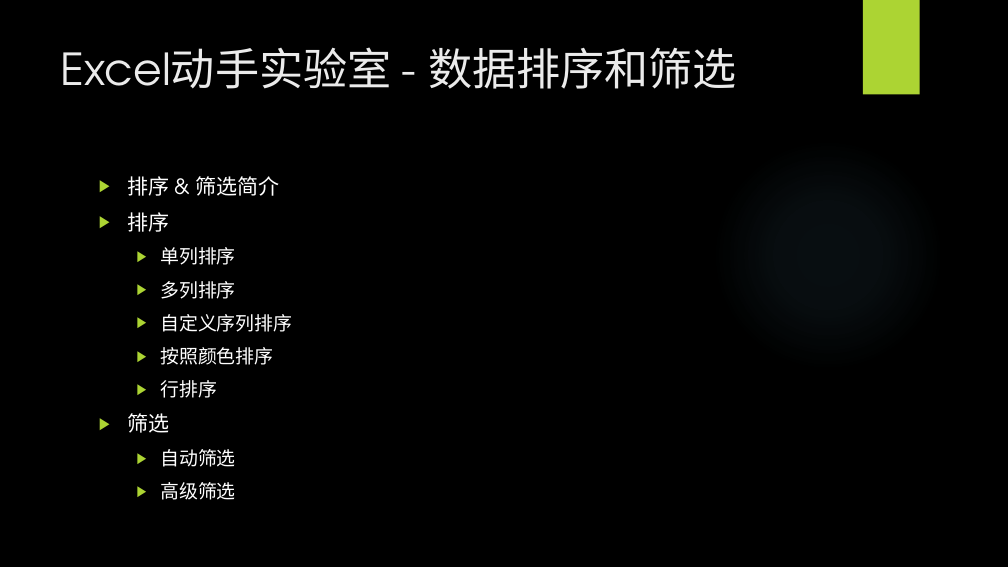
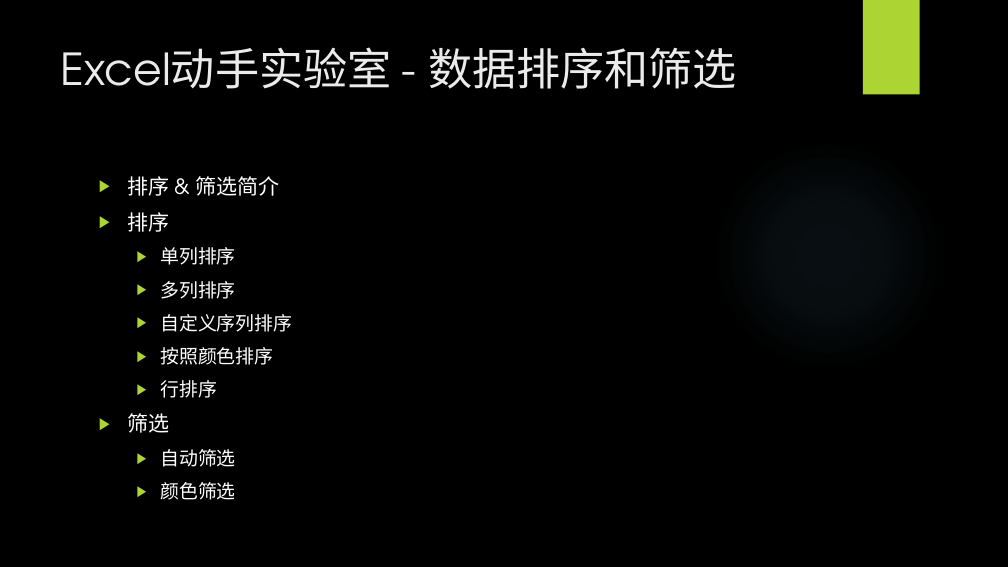
Before and after one commit to BigEgg/OfficeTraining, a slide deck: slide 16 of Excel动手实验室.pptx. Drawn at 1008x567 pixels with LibreOffice and Linux fonts; fonts in the diff are those of the drawing; background and template pictures are left out. Boxes give left, top, right and bottom in pixels: in the first picture for what was removed or moved away, otherwise in the second. Text is boxed around its words. In the diff, an @@ line names an element or a change of style, - is before the commit and + after.

Commit message:
Fix error in slide 16

```diff
--- a/Excel动手实验室.pptx
+++ b/Excel动手实验室.pptx
@@ text at (x1=160, y1=482, x2=236, y2=500): text changed @@
-  ▶ 高级筛选
+  ▶ 颜色筛选
```
